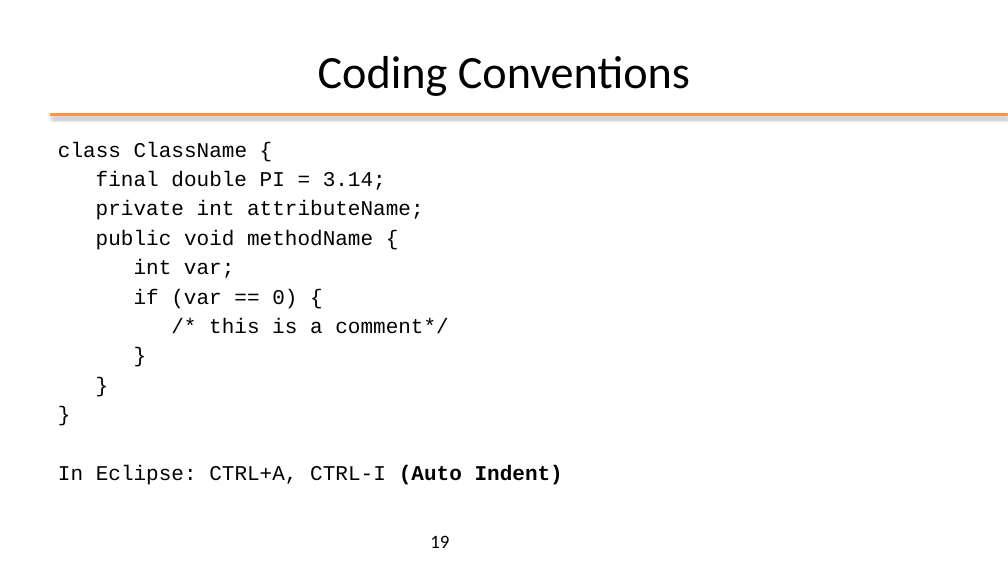
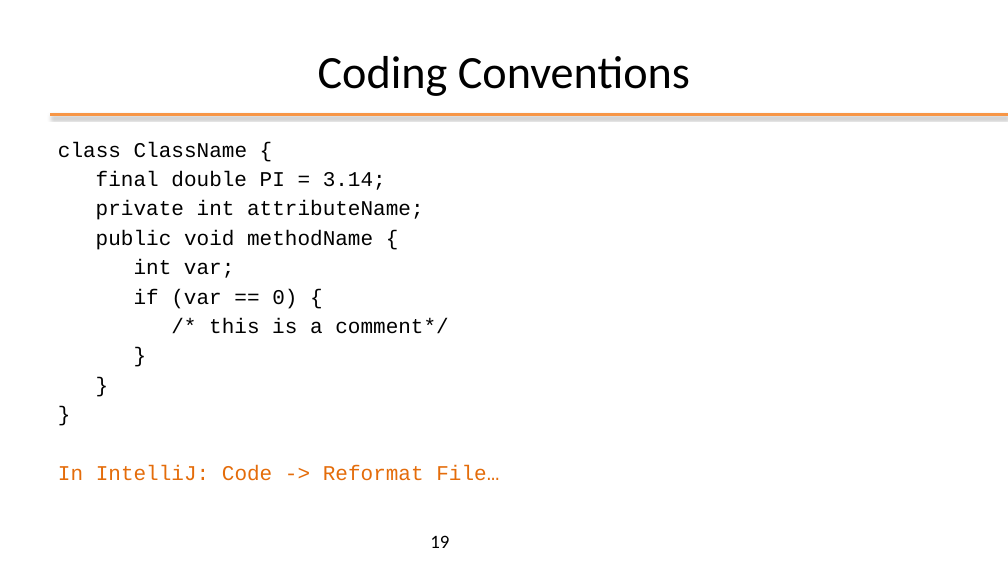
Before and after one commit to plctechnician/ooprogramming, a slide deck: slide 19 of java/slides/ppt/02 - Java Basics.pptx. Drawn at 1008x567 pixels with LibreOffice and Linux fonts; fonts in the diff are those of the drawing; background and template pictures are left out. Boxes give left, top, right and bottom in pixels: in the first picture for what was removed or moved away, otherwise in the second. Text is boxed around its words. In the diff, an @@ line names an element or a change of style, - is before the commit and + after.

```diff
--- a/java/slides/ppt/02 - Java Basics.pptx
+++ b/java/slides/ppt/02 - Java Basics.pptx
@@ text at [58,465,499,481]: text changed; text colour #000000 to #E46C0A @@
-In Eclipse: CTRL+A, CTRL-I (Auto Indent)
+In IntelliJ: Code -> Reformat File…
```
Also in this commit, not shown: 6 other slides changed, 6 slides added, 1 slide removed, 1 other file.
